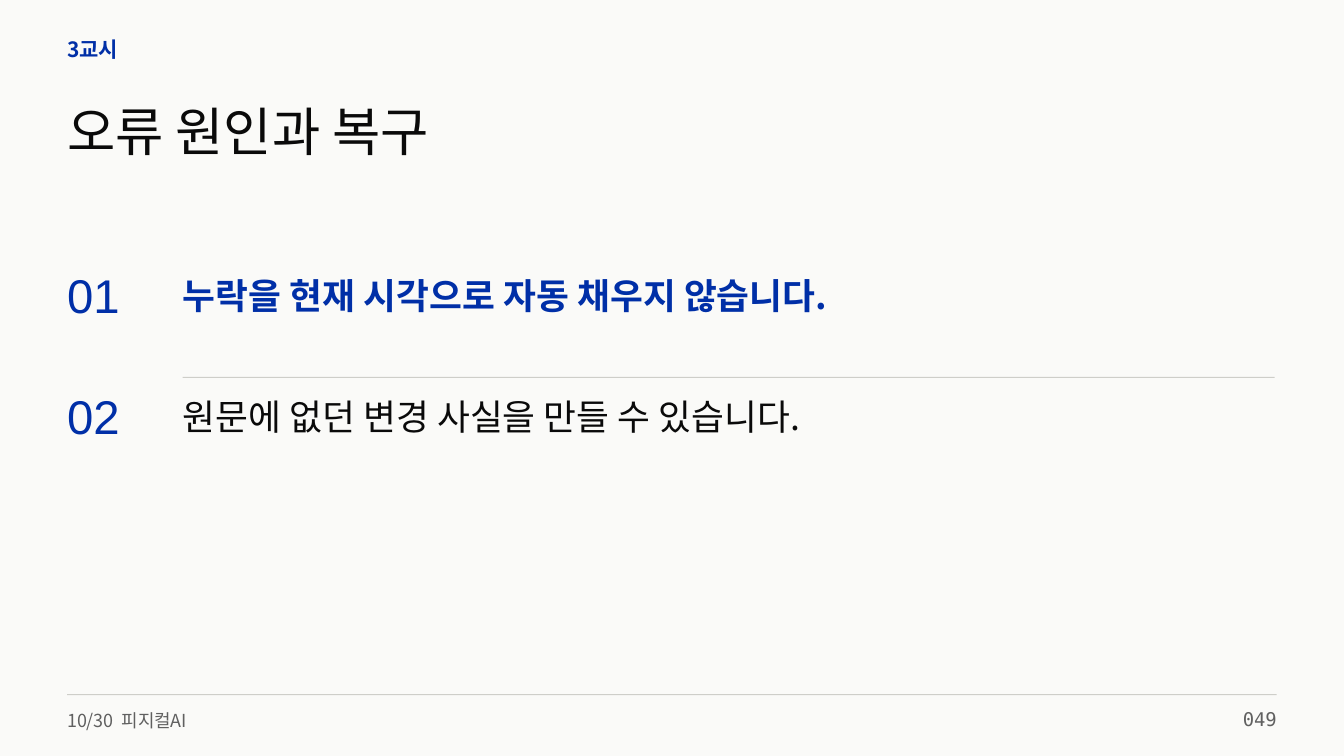
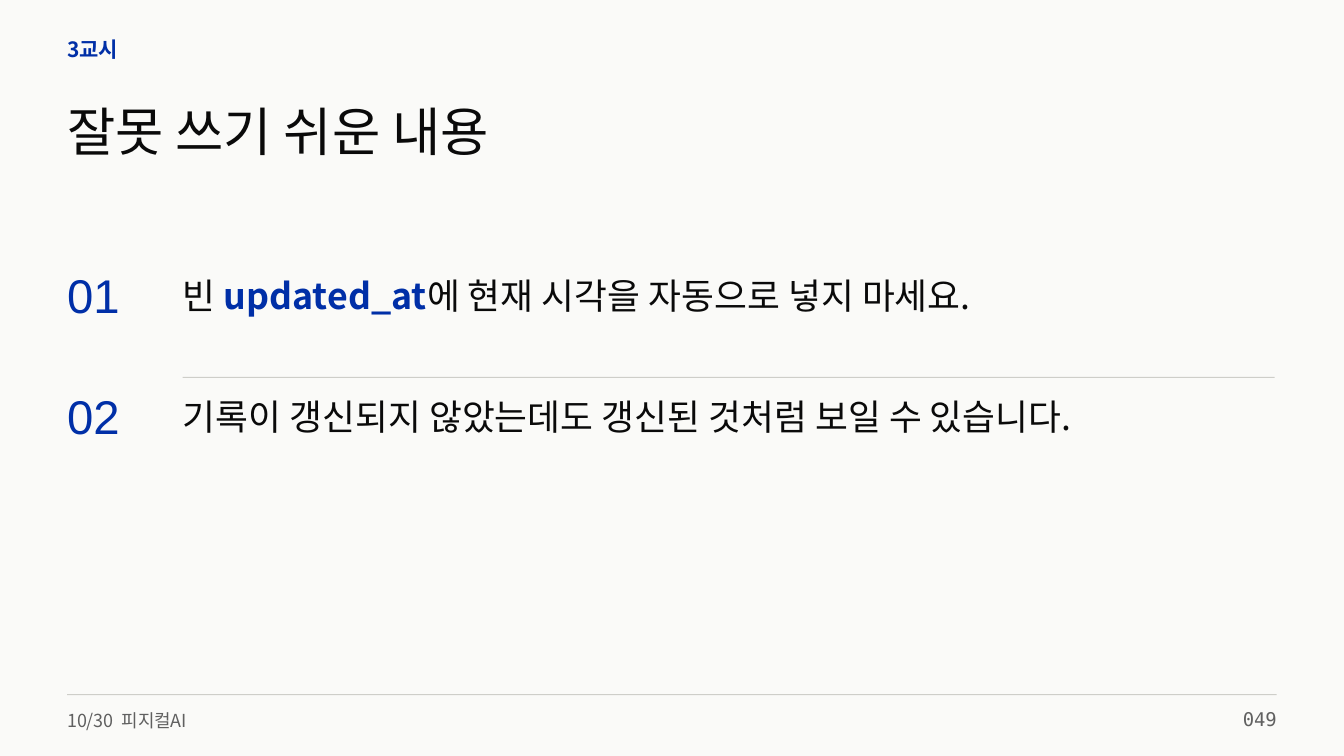
Before and after one commit to zeusk302-png/kdigital-physical-ai, a slide deck: slide 49 of downloads/2026-10-30/readable-slides.pptx. Drawn at 1344x756 pixels with LibreOffice and Linux fonts; fonts in the diff are those of the drawing. Boxes give left, top, right and bottom in pixels: in the first picture for what was removed or moved away, otherwise in the second. Text is boxed around its words. In the diff, an @@ line names an element or a change of style, - is before the commit and + after.

Commit message:
Refine beginner course wording across web and ten teaching decks

```diff
--- a/downloads/2026-10-30/readable-slides.pptx
+++ b/downloads/2026-10-30/readable-slides.pptx
@@ text at bbox=[67, 107, 489, 155]: text changed @@
-오류 원인과 복구
+잘못 쓰기 쉬운 내용
@@ text at bbox=[183, 279, 971, 317]: text changed; text colour #002FA7 to #0A0A0A; bold off @@
-누락을 현재 시각으로 자동 채우지 않습니다.
+빈 updated_at에 현재 시각을 자동으로 넣지 마세요.
@@ text at bbox=[183, 400, 1072, 433]: text changed @@
-원문에 없던 변경 사실을 만들 수 있습니다.
+기록이 갱신되지 않았는데도 갱신된 것처럼 보일 수 있습니다.
```
Also in this commit, not shown: 64 other slides changed, 50 other files.
